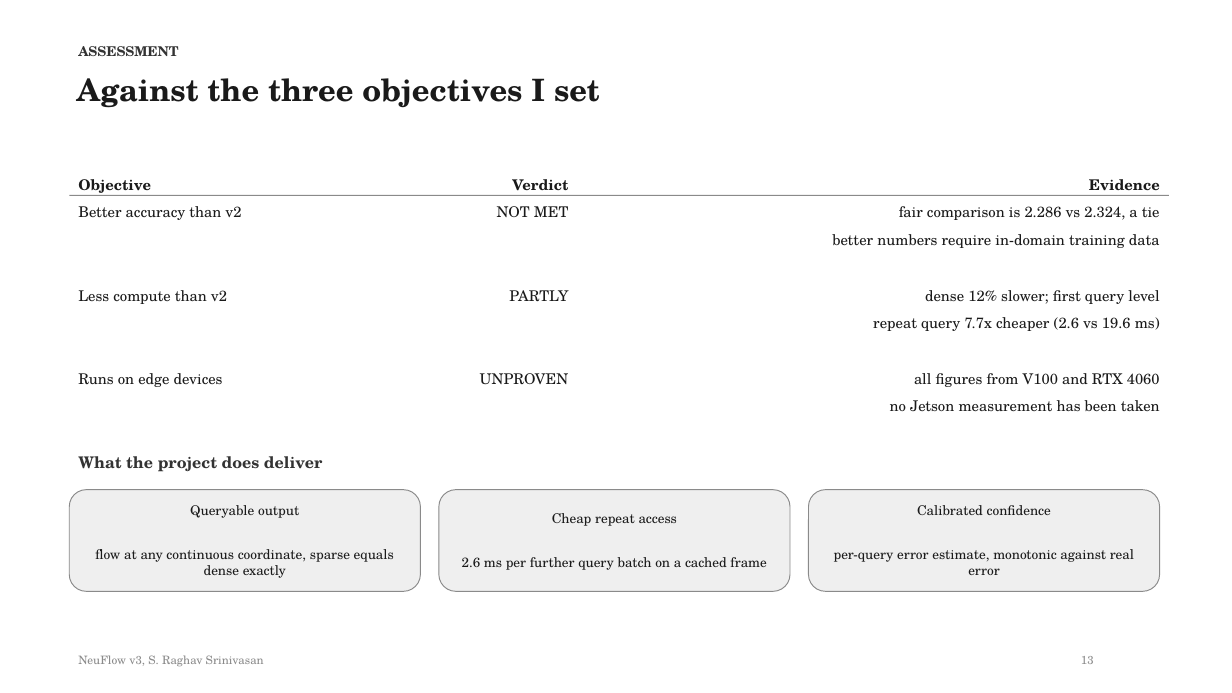
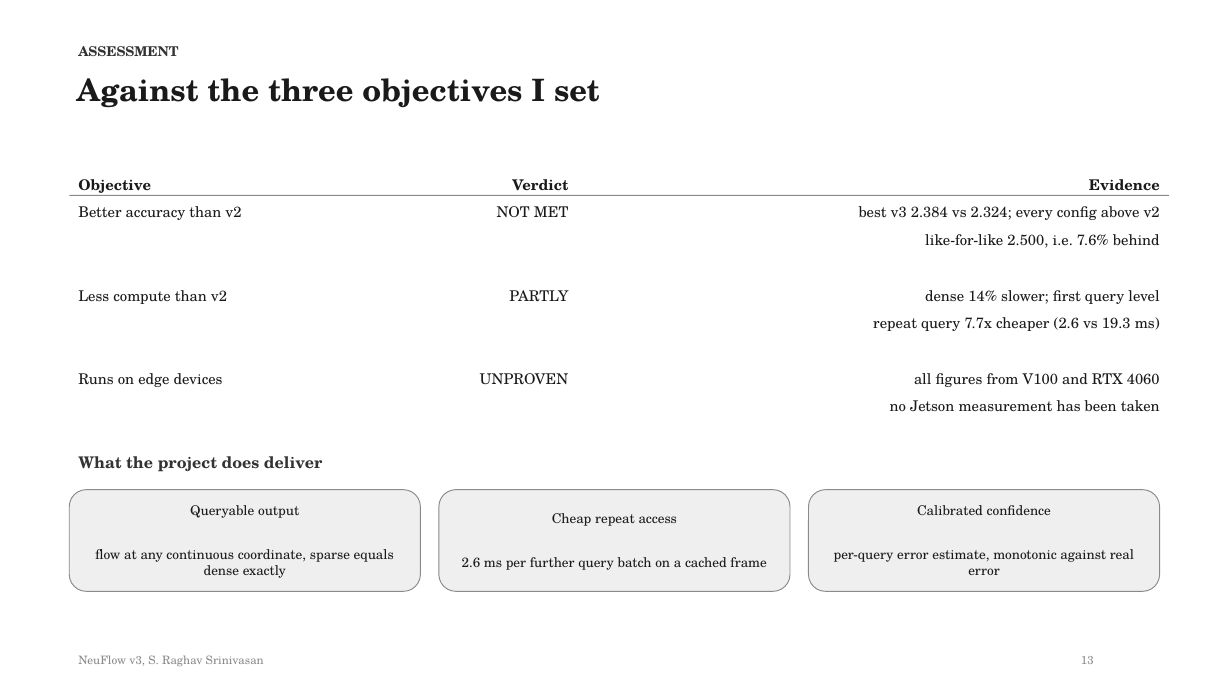
Before and after one commit to shrirag10/Neuflowv3, a slide deck: slide 13 of docs/NeuFlow_v3_status.pptx. Drawn at 1232x693 pixels with LibreOffice and Linux fonts; fonts in the diff are those of the drawing. Boxes give left, top, right and bottom in pixels: in the first picture for what was removed or moved away, otherwise in the second. Text is boxed around its words. In the diff, an @@ line names an element or a change of style, - is before the commit and + after.

Commit message:
Clean re-runs with verified-frozen front end: withdraw the accuracy-parity claim, v3 is 2.6% behind v2; update report, README, deck and figures

```diff
--- a/docs/NeuFlow_v3_status.pptx
+++ b/docs/NeuFlow_v3_status.pptx
@@ text at (x1=859, y1=206, x2=1160, y2=220): text changed @@
-fair comparison is 2.286 vs 2.324, a tie
+best v3 2.384 vs 2.324; every config above v2
@@ text at (x1=925, y1=234, x2=1160, y2=248): text changed @@
-better numbers require in-domain training data
+like-for-like 2.500, i.e. 7.6% behind
@@ text at (x1=925, y1=290, x2=1159, y2=304): text changed @@
-dense 12% slower; first query level
+dense 14% slower; first query level
@@ text at (x1=873, y1=317, x2=1160, y2=331): text changed @@
-repeat query 7.7x cheaper (2.6 vs 19.6 ms)
+repeat query 7.7x cheaper (2.6 vs 19.3 ms)
```
Also in this commit, not shown: 5 other slides changed, 14 other files.
